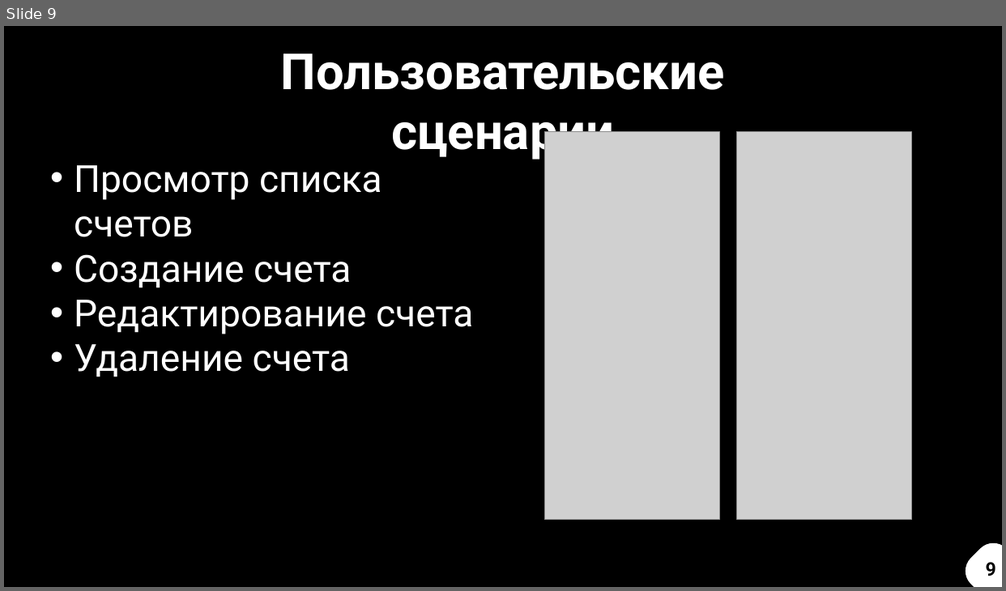
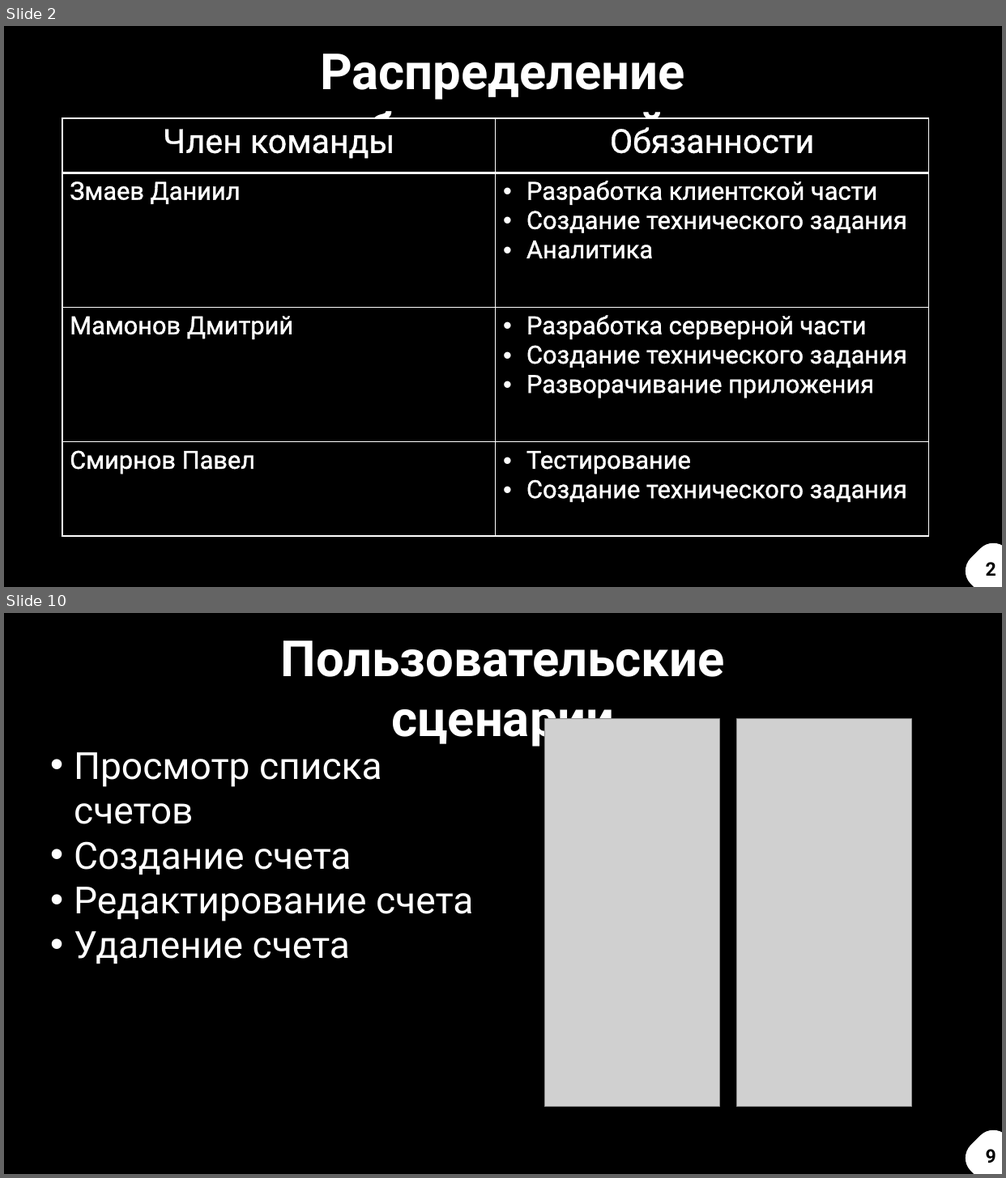
Before and after one commit to dany0k/TP-5.2-2, a slide deck: docs/TP-monseratt.pptx. Shown one above the other, each under a label of ours: slide 9 before the commit, slides 2 and 10 after it; the slides between them are not shown. The pictures are 1006x591 and 1006x1178 pixels, drawn with LibreOffice and Linux fonts; fonts in the diff are those of the drawing; grey boxes stand for pictures. Boxes give left, top, right and bottom in pixels: in the first picture for what was removed or moved away, otherwise in the second. Text is boxed around its words. In the diff, an @@ line names an element or a change of style, - is before the commit and + after.

```diff
--- a/docs/TP-monseratt.pptx
+++ b/docs/TP-monseratt.pptx
@@ slide 2 added at <box>4,26,1002,587</box>, background #000000 @@
@@ text added at <box>320,54,685,161</box>, 48 pt, text #FFFFFF, bold @@
+Распределение обязанностей
@@ table added at <box>62,118,929,536</box>, 4 rows, 2 columns @@
+Член команды | Обязанности
+Змаев Даниил | Разработка клиентской части / Создание технического задания / Аналитика
+Мамонов Дмитрий | Разработка серверной части / Создание технического задания / Разворачивание приложения
+Смирнов Павел | Тестирование / Создание технического задания
@@ freeform shape added at <box>958,536,1002,587</box>, fill #FFFFFF @@
@@ text added at <box>986,562,996,576</box>, 18 pt, text #000000, bold @@
+2
@@ what was slide 9 is now slide 10 @@
```
Also in this commit, not shown: 7 slides changed, 2 other files.
